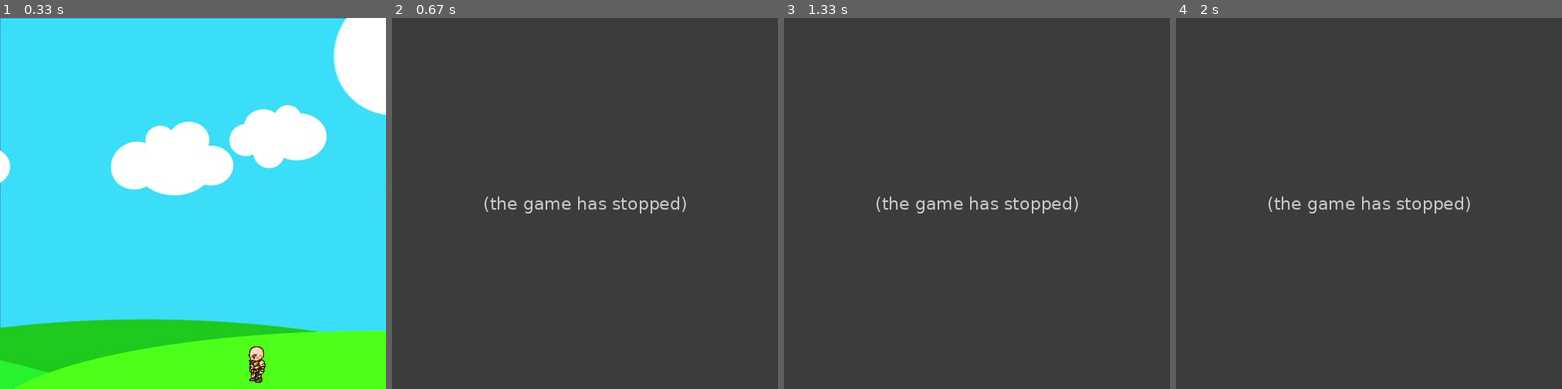
Above: before the commit, frames 1-4 (left to right).
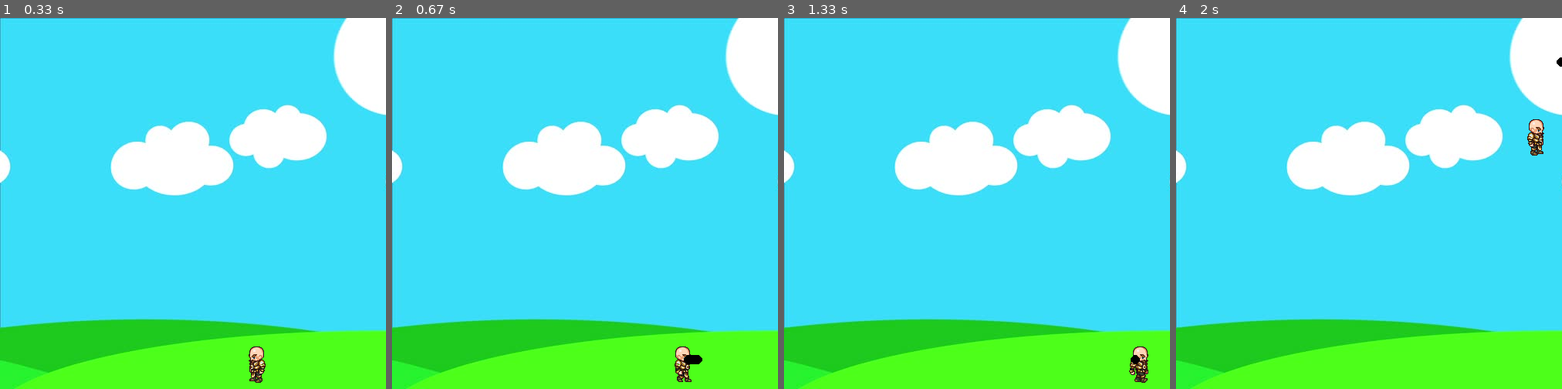
Above: after the commit, the same moments.

Repository: Jethet/python-games
Game: pygame game, started from pygame_learning/second_start.py
Two runs of this game, one before a commit and one after it. Both use one fixed random seed, a clock stepped at 60 frames per second and the inputs below.
Inputs:
- Up to frame 1 (0.33 s): no input
- Up to frame 2 (0.67 s): hold Space from 0.33 s (still down); hold Right from 0.33 s (still down)
- Up to frame 3 (1.33 s): release Space at 0.8 s; release Right at 0.8 s; hold Right 0.83-1.3 s; tap Space at 0.9, 1.2 s
- Up to frame 4 (2 s): hold Up 1.33-1.63 s; tap Space at 1.4, 1.73 s; hold Right from 1.67 s (still down)

Frame 1 is identical in both runs. In frame 2, 100% of the frame differs, in the area x 0-100%, y 0-100%; in frame 3, 100%; in frame 4, 100%.
Error before the commit: TypeError: '<' not supported between instances of 'list' and 'int' (second_start.py line 110); the game stopped at 0.33 s (later frames are placeholders)

Commit message:
Add version with bullets, working

Diff:
--- a/pygame_learning/second_start.py
+++ b/pygame_learning/second_start.py
@@ -1,3 +1,4 @@
+from ast import literal_eval
 import pygame
 
 pygame.init()
@@ -68,21 +69,22 @@
 
 
 class projectile(object):
-    def __init__(self, x, y, radius, colour, facing):
+    def __init__(self, x, y, radius, color, facing):
         self.x = x
         self.y = y
         self.radius = radius
-        self.colour = colour
+        self.color = color
         self.facing = facing
         self.speed = 8 * facing
 
     def draw(self, win):
         pygame.draw.circle(win, self.color, (self.x, self.y), self.radius)
 
-
 def redrawGameWindow():
     win.blit(bg, (0, 0))
     small_guy.draw(win)
+    for bullet in bullets:
+        bullet.draw(win)
     pygame.display.update()
 
 
@@ -107,11 +109,17 @@
     keys = pygame.key.get_pressed()
 
     if keys[pygame.K_SPACE]:
-        if len[bullets < 5]:
+        if small_guy.left:
+            facing = -1
+        else:
+            facing = 1
+        if len(bullets) < 5:
+            # the numbers are rounded to avoid decimals
             bullets.append(
-                projectile(round(small_guy.x + small_guy.width // 2)),
-                (round(small_guy.y + small_guy.height // 2)),
-            )
+                projectile(round(small_guy.x + small_guy.width // 2),
+                round(small_guy.y + small_guy.height // 2),
+                 6, (0, 0, 0), facing))
+
     if keys[pygame.K_LEFT] and small_guy.x > small_guy.speed:
         small_guy.x -= small_guy.speed
         small_guy.left = True
